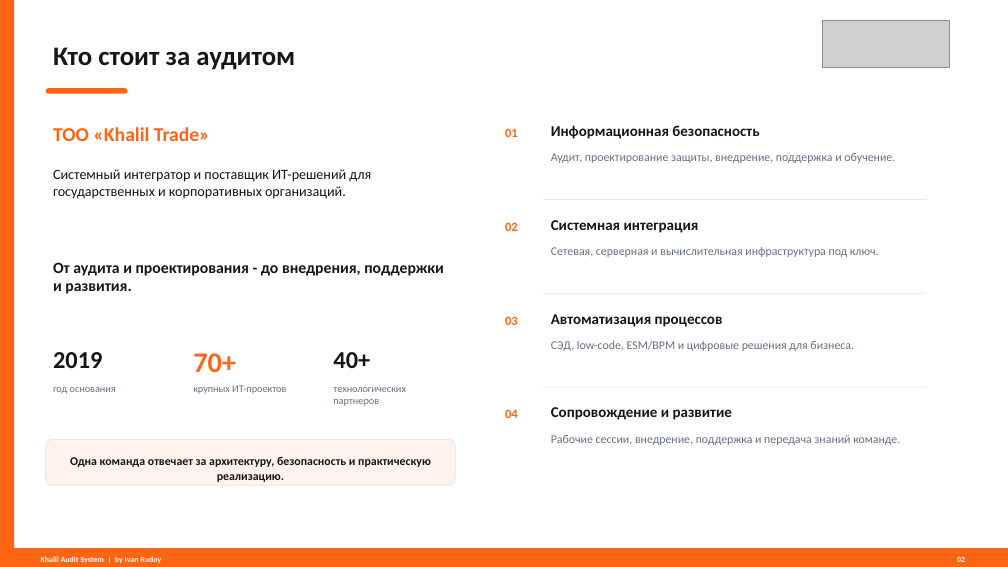
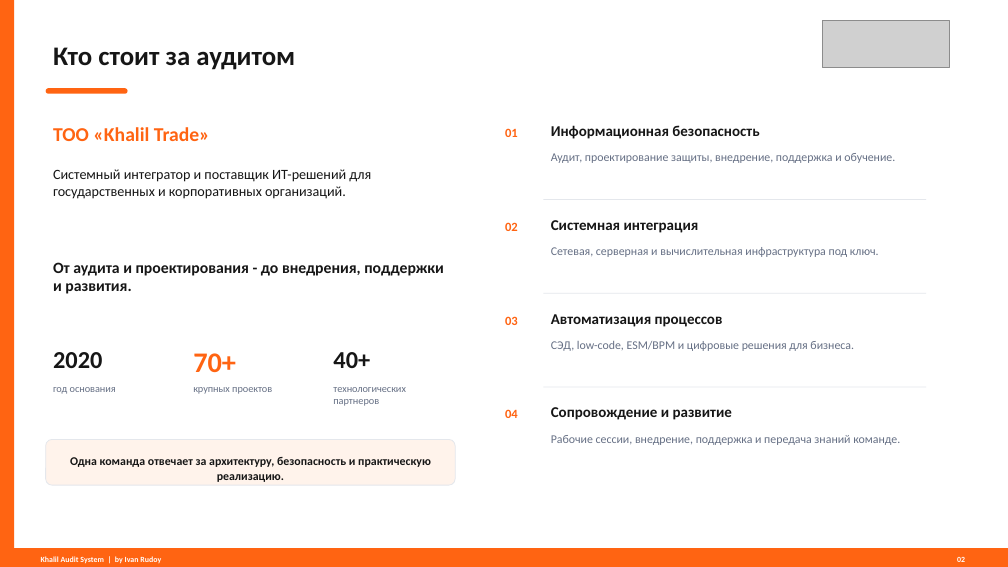
Before and after one commit to irudoy1982/Test, a slide deck: slide 2 of static/audit_presentation_khalil.pptx. Drawn at 1008x567 pixels with LibreOffice and Linux fonts; fonts in the diff are those of the drawing; grey boxes stand for pictures. Boxes give left, top, right and bottom in pixels: in the first picture for what was removed or moved away, otherwise in the second. Text is boxed around its words. In the diff, an @@ line names an element or a change of style, - is before the commit and + after.

```diff
--- a/static/audit_presentation_khalil.pptx
+++ b/static/audit_presentation_khalil.pptx
@@ text at bbox=[53, 352, 102, 368]: text changed @@
-2019
+2020
@@ text at bbox=[193, 387, 272, 394]: text changed @@
-крупных ИТ-проектов
+крупных проектов
```
Also in this commit, not shown: 7 other files.
